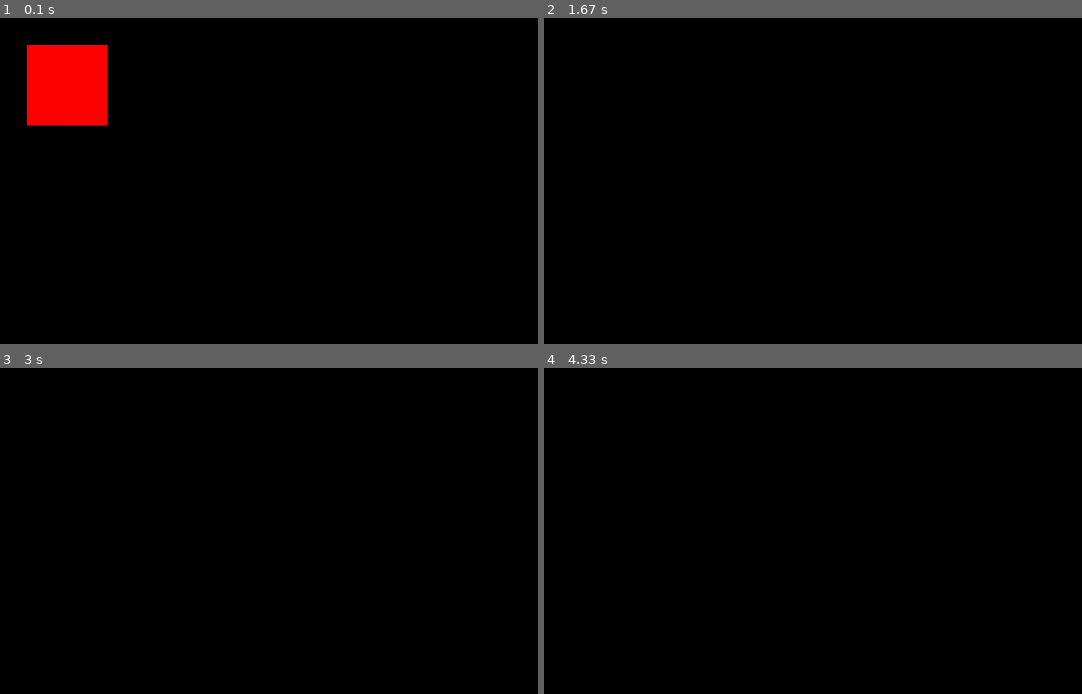
Above: before the commit, frames 1-4 (two rows, left to right).
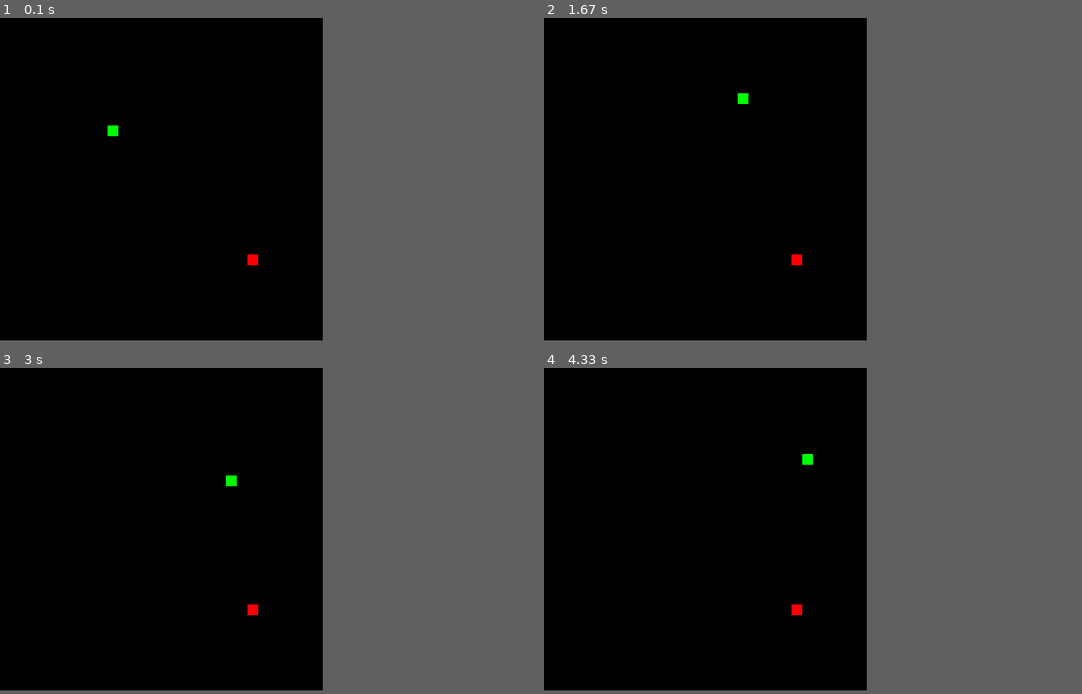
Above: after the commit, the same moments.

Repository: withereddetective/my_stuff
Game: pygame game, started from python/personal/messing_w_pygame.py
Same seed, same stepped clock (60 frames per second), same inputs: the game is played once before the commit and once after it.
Inputs:
- Up to frame 1 (0.1 s): no input
- Up to frame 2 (1.67 s): hold Right 0.33-0.8 s; hold Up 0.83-1.3 s; hold Right from 1.33 s (still down)
- Up to frame 3 (3 s): release Right at 1.8 s; hold Down 2.4-2.7 s; hold Left from 2.73 s (still down)
- Up to frame 4 (4.33 s): release Left at 3.13 s; hold Up 3.17-3.53 s; hold Right 3.57-4.2 s; hold Down from 4.23 s (still down)
In our replay, the window is 900x546 before the commit and 540x540 after it. These sizes can differ from the game's own. Grey fills any space a smaller window leaves; there, only what the larger window draws over its background counts as a difference.

The runs differ from the first frame. In frame 1, 3.8% of the frame differs, in the area x 5-48%, y 8-76%; in frame 2, 0.1%; in frame 3, 0.1%; in frame 4, 0.1%.

Commit message:
turned it into snake

Diff:
--- a/python/personal/messing_w_pygame.py
+++ b/python/personal/messing_w_pygame.py
@@ -1,22 +1,121 @@
 import pygame
+import random
+
+class Snake:
+    def __init__(self, screen, color, start_x, start_y, size):
+        self.screen = screen
+        self.color = color
+        self.size = size
+        self.body = [pygame.Rect(start_x, start_y, size, size)]
+        self.direction = (1, 0)
+        self.grow = False
+
+    def move(self):
+        head_x, head_y = self.direction
+        new_x = self.body[0].x + head_x * self.size
+        new_y = self.body[0].y + head_y * self.size
+        new_head = pygame.Rect(new_x, new_y, self.size, self.size)
+        self.body.insert(0, new_head)
+        if self.grow == True:
+            self.grow = False
+        else:
+            self.body.pop()
+
+    def change_direction(self, new_dir):
+        if new_dir * -1 != self.direction or new_dir * -1 != self.direction:
+            self.direction = new_dir
+
+    def draw(self):
+        for segment in self.body:
+            pygame.draw.rect(self.screen, self.color, segment)
+
+class Apple:
+    def __init__(self, screen, size, screen_width, screen_height):
+        self.screen = screen
+        self.size = size
+        self.screen_width = screen_width
+        self.screen_height = screen_height
+        self.rect = pygame.Rect(0, 0, size, size)
+        self.spawn([])
+
+    def spawn(self, snake_body):
+        while True:
+            # Spawn coordinates must be a multiple of the grid size (20)
+            x = random.randrange(0, self.screen_width, self.size)
+            y = random.randrange(0, self.screen_height, self.size)
+            self.rect.topleft = (x, y)
+
+            # Ensure the apple doesn't spawn on top of the snake
+            if not any(segment.colliderect(self.rect) for segment in snake_body):
+                break
+
+    def draw(self):
+        pygame.draw.rect(self.screen, "red", self.rect)
+
+def update_game_speed(snake_length):
+    speed_increase_interval = 5
+    ms_reduction_per_interval = 5
+    intervals_passed = max(0, (snake_length - 1) // speed_increase_interval)
+    new_delay = max(50, 150 - (intervals_passed * ms_reduction_per_interval))
+    pygame.time.set_timer(SCREEN_UPDATE, new_delay)
 
 pygame.init()
-screen = pygame.display.set_mode((1000, 607))
+SCREEN_WIDTH = 600
+SCREEN_HEIGHT = 600
+screen = pygame.display.set_mode((SCREEN_WIDTH, SCREEN_HEIGHT))
+pygame.display.set_caption("Snake Game")
 clock = pygame.time.Clock()
-square_pos = pygame.Rect(50, 50, 150, 150)
-while True:
-    if pygame.event.get(pygame.QUIT): break
-    keys = pygame.key.get_pressed()
-    if keys[pygame.K_UP]:
-        square_pos.y -= 20
-    if keys[pygame.K_DOWN]:
-        square_pos.y += 20
-    if keys[pygame.K_LEFT]:
-        square_pos.x -= 20
-    if keys[pygame.K_RIGHT]:
-        square_pos.x += 20
+SNAKE_SIZE = 20
+my_snake = Snake(screen, "green", start_x=200, start_y=200, size=SNAKE_SIZE)
+my_apple = Apple(screen, SNAKE_SIZE, SCREEN_WIDTH, SCREEN_HEIGHT)
+
+SCREEN_UPDATE = pygame.USEREVENT
+pygame.time.set_timer(SCREEN_UPDATE, 150)
+
+running = True
+while running:
+    for event in pygame.event.get():
+        if event.type == pygame.QUIT:
+            running = False
+
+        if event.type == SCREEN_UPDATE:
+            my_snake.move()
+            update_game_speed(len(my_snake.body))
+
+        if event.type == pygame.KEYDOWN:
+            if event.key == pygame.K_UP and my_snake.direction != ((0, 1)):
+                my_snake.change_direction((0, -1))
+            if event.key == pygame.K_DOWN and my_snake.direction != ((0, -1)):
+                my_snake.change_direction((0, 1))
+            if event.key == pygame.K_LEFT and my_snake.direction != ((1, 0)):
+                my_snake.change_direction((-1, 0))
+            if event.key == pygame.K_RIGHT and my_snake.direction != ((-1, 0)):
+                my_snake.change_direction((1, 0))
+
+    # Game Logic Checks (Collisions)
+
+    # Check collision with apple
+    if my_snake.body[0].colliderect(my_apple.rect):
+        my_snake.grow = True
+        my_apple.spawn(my_snake.body)
+
+    # Check collision with walls
+    if (my_snake.body[0].right > SCREEN_WIDTH or
+        my_snake.body[0].left < 0 or
+        my_snake.body[0].bottom > SCREEN_HEIGHT or
+        my_snake.body[0].top < 0):
+        running = False # End game
+
+    # Check collision with self (start check from the 2nd segment onwards)
+    for segment in my_snake.body[1:]:
+        if my_snake.body[0].colliderect(segment):
+            running = False # End game
+            break
+
     screen.fill("black")
-    pygame.draw.rect(screen, "red", square_pos)
+    my_apple.draw()
+    my_snake.draw()
     pygame.display.flip()
     clock.tick(60)
+
 pygame.quit()
